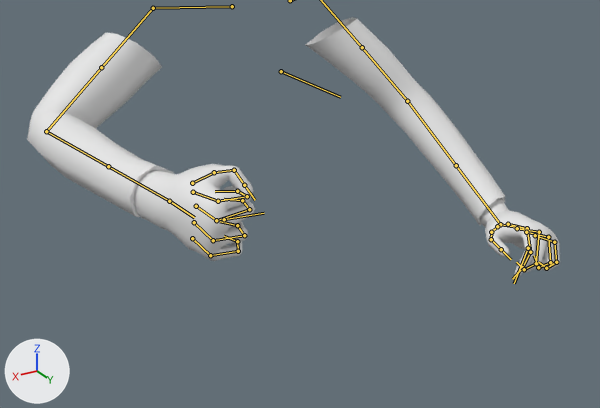
Before and after pictures for a commit that changed the FBX model 0_Final Exports/FirstPersonModel+Animations/New/Animations/Anim_Pickaxe_Hold.fbx.
Both versions are drawn from a 50 mm lens placed at (0.596, 1.168, 0.158), pointed at (0.046, 0.25, -0.3). The lights are fixed; the arrows at lower left show +X, +Y and +Z. Both versions are drawn at frame 1 of the action 'Scene'; the numbers are the values there. The bones that bend it are drawn over the model as lines.

The first picture shows 'mchar_body.001'.
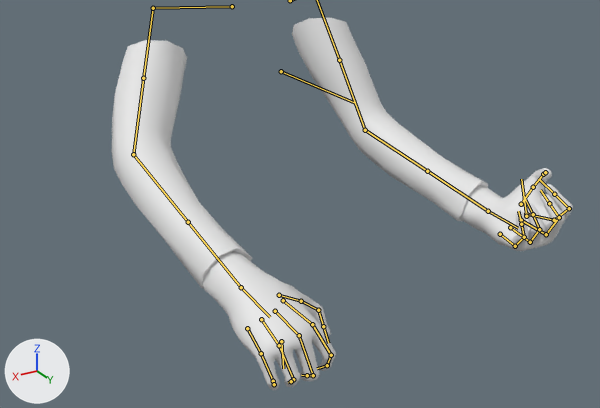
Pixel boxes (x1, y1, x2, y2) of what changed, in the pictures (600 x 408 px):
'mchar_body.001', posed (13% narrower, 43% taller): before (27, 17, 560, 276); after (112, 18, 573, 390)
bone 'DEF_ForeArm.L.001', root to tip: before (407, 101) to (456, 165); after (365, 130) to (427, 171)
bone 'DEF_ForeArm.L.002', root to tip: before (456, 165) to (500, 224); after (427, 171) to (488, 211)
bone 'DEF_Hand.L.001', root to tip: before (500, 224) to (525, 228); after (488, 211) to (518, 228)
bone 'DEF_Index.L.001', root to tip: before (508, 224) to (527, 228); after (526, 214) to (554, 220)
bone 'DEF_Index.L.002', root to tip: before (527, 228) to (530, 252); after (554, 220) to (569, 208)
bone 'DEF_Index.L.003', root to tip: before (530, 252) to (522, 267); after (569, 208) to (554, 194)
bone 'DEF_Index.L.004', root to tip: before (522, 267) to (512, 279); after (554, 194) to (540, 180)
bone 'DEF_Middle.L.002', root to tip: before (539, 232) to (536, 263); after (546, 234) to (559, 217)
bone 'DEF_Middle.L.003', root to tip: before (536, 263) to (524, 269); after (559, 217) to (549, 203)
bone 'DEF_Middle.L.004', root to tip: before (524, 269) to (516, 262); after (549, 203) to (540, 190)
bone 'DEF_Ring.L.002', root to tip: before (548, 237) to (550, 262); after (530, 242) to (539, 229)
bone 'DEF_Ring.L.003', root to tip: before (550, 262) to (538, 267); after (539, 229) to (533, 214)
bone 'DEF_Ring.L.004', root to tip: before (538, 267) to (534, 255); after (533, 214) to (525, 199)
bone 'DEF_Pinky.L.002', root to tip: before (554, 242) to (556, 262); after (515, 246) to (524, 237)
bone 'DEF_Pinky.L.003', root to tip: before (556, 262) to (546, 268); after (524, 237) to (521, 224)
bone 'DEF_Pinky.L.004', root to tip: before (546, 268) to (538, 262); after (521, 224) to (518, 211)
bone 'DEF_Thumb.L.001', root to tip: before (497, 226) to (491, 232); after (521, 204) to (533, 187)
bone 'DEF_Thumb.L.003', root to tip: before (491, 239) to (501, 249); after (543, 174) to (545, 172)
bone 'DEF_Bicep.R.001', root to tip: before (153, 8) to (101, 67); after (153, 8) to (143, 78)
bone 'DEF_ForeArm.R.001', root to tip: before (46, 131) to (108, 166); after (133, 154) to (188, 222)
bone 'DEF_ForeArm.R.002', root to tip: before (108, 166) to (169, 201); after (188, 222) to (241, 287)
bone 'DEF_Hand.R.001', root to tip: before (169, 201) to (194, 217); after (241, 287) to (270, 317)
bone 'DEF_Index.R.002', root to tip: before (218, 201) to (247, 196); after (312, 324) to (331, 355)
bone 'DEF_Index.R.003', root to tip: before (247, 196) to (237, 191); after (331, 355) to (327, 365)
bone 'DEF_Index.R.004', root to tip: before (237, 191) to (215, 191); after (327, 365) to (317, 368)
bone 'DEF_Middle.R.002', root to tip: before (216, 220) to (249, 209); after (299, 335) to (313, 375)
bone 'DEF_Middle.R.003', root to tip: before (249, 209) to (242, 200); after (313, 375) to (307, 375)
bone 'DEF_Middle.R.004', root to tip: before (242, 200) to (224, 199); after (307, 375) to (301, 375)
bone 'DEF_Ring.R.002', root to tip: before (213, 240) to (244, 235); after (279, 345) to (293, 379)
bone 'DEF_Ring.R.003', root to tip: before (244, 235) to (237, 225); after (293, 379) to (291, 381)
bone 'DEF_Ring.R.004', root to tip: before (237, 225) to (220, 221); after (291, 381) to (288, 382)
bone 'DEF_Pinky.R.002', root to tip: before (210, 255) to (238, 251); after (261, 353) to (273, 381)
bone 'DEF_Pinky.R.003', root to tip: before (238, 251) to (237, 241); after (273, 381) to (274, 384)
bone 'DEF_Pinky.R.004', root to tip: before (237, 241) to (224, 236); after (274, 384) to (273, 385)
bone 'DEF_Thumb.R.001', root to tip: before (192, 183) to (214, 172); after (279, 295) to (301, 301)
bone 'DEF_Thumb.R.002', root to tip: before (214, 172) to (234, 170); after (301, 301) to (318, 310)
bone 'DEF_Thumb.R.003', root to tip: before (234, 170) to (244, 185); after (318, 310) to (323, 326)

The edits, one by one:
Bone 'DEF_Bicep.L.001' (bone_def_bicep_l_001) turns from (-38, 44, 1) to (-26, 18, 56) degrees about its own x, y and z.
Bone 'DEF_ForeArm.L.001' (bone_def_forearm_l_001) turns from (-11, 0, 2) to (-16, 0, 3) degrees about its own x, y and z.
Bone 'DEF_ForeArm.L.002' (bone_def_forearm_l_002) turns from (0, 2, 0) to (0, -2, 0) degrees about its own x, y and z.
Bone 'DEF_Hand.L.001' (bone_def_hand_l_001) turns from (-44, 1, -47) to (-21, -58, 14) degrees about its own x, y and z.
Bone 'DEF_Index.L.001' (bone_def_index_l_001) turns from (0, 0, 0) to (-9, 0, 0) degrees about its own x, y and z.
Bone 'DEF_Index.L.002' (bone_def_index_l_002) turns from (-44, 0, 0) to (-29, 0, 0) degrees about its own x, y and z.
Bone 'DEF_Index.L.003' (bone_def_index_l_003) turns from (-39, 0, 0) to (-77, 0, 0) degrees about its own x, y and z.
Bone 'DEF_Index.L.004' (bone_def_index_l_004) turns from (-13, 0, 0) to (0, 0, 0) degrees about its own x, y and z.
Bone 'DEF_Middle.L.002' (bone_def_middle_l_002) turns from (-57, 0, 0) to (-42, 0, 0) degrees about its own x, y and z.
Bone 'DEF_Middle.L.003' (bone_def_middle_l_003) turns from (-57, 0, 0) to (-72, 0, 0) degrees about its own x, y and z.
Bone 'DEF_Middle.L.004' (bone_def_middle_l_004) turns from (-57, 0, 0) to (0, 0, 0) degrees about its own x, y and z.
Bone 'DEF_Ring.L.002' (bone_def_ring_l_002) turns from (-55, 0, 0) to (-47, 0, 0) degrees about its own x, y and z.
Bone 'DEF_Ring.L.003' (bone_def_ring_l_003) turns from (-63, 0, 0) to (-56, 0, 0) degrees about its own x, y and z.
Bone 'DEF_Ring.L.004' (bone_def_ring_l_004) turns from (-77, 0, 0) to (0, 0, 0) degrees about its own x, y and z.
Bone 'DEF_Pinky.L.002' (bone_def_pinky_l_002) turns from (-56, 0, 0) to (-47, 0, 0) degrees about its own x, y and z.
Bone 'DEF_Pinky.L.003' (bone_def_pinky_l_003) turns from (-65, 0, 0) to (-54, 0, 0) degrees about its own x, y and z.
Bone 'DEF_Pinky.L.004' (bone_def_pinky_l_004) turns from (-56, 0, 0) to (0, 0, 0) degrees about its own x, y and z.
Bone 'DEF_Thumb.L.001' (bone_def_thumb_l_001) turns from (0, 9, 0) to (-4, 8, -24) degrees about its own x, y and z.
Bone 'DEF_Thumb.L.003' (bone_def_thumb_l_003) turns from (-64, 0, 0) to (-53, 0, 0) degrees about its own x, y and z.
Bone 'DEF_Bicep.R.001' (bone_def_bicep_r_001) turns from (-29, -30, 8) to (-51, -38, -2) degrees about its own x, y and z.
Bone 'DEF_ForeArm.R.001' (bone_def_forearm_r_001) turns from (-54, -5, -9) to (-12, 0, -2) degrees about its own x, y and z.
Bone 'DEF_ForeArm.R.002' (bone_def_forearm_r_002) turns from (0, 10, 0) to (0, -8, 0) degrees about its own x, y and z.
Bone 'DEF_Hand.R.001' (bone_def_hand_r_001) turns from (-4, 29, 19) to (-12, -27, 19) degrees about its own x, y and z.
Bone 'DEF_Index.R.002' (bone_def_index_r_002) turns from (-82, 5, 1) to (-31, 0, 0) degrees about its own x, y and z.
Bone 'DEF_Index.R.003' (bone_def_index_r_003) turns from (-62, 0, 0) to (-46, 0, 0) degrees about its own x, y and z.
Bone 'DEF_Index.R.004' (bone_def_index_r_004) turns from (-68, 0, 0) to (-20, 0, 0) degrees about its own x, y and z.
Bone 'DEF_Middle.R.002' (bone_def_middle_r_002) turns from (-84, 4, 0) to (-38, -4, -4) degrees about its own x, y and z.
Bone 'DEF_Middle.R.003' (bone_def_middle_r_003) turns from (-57, 0, 0) to (-63, 0, 0) degrees about its own x, y and z.
Bone 'DEF_Middle.R.004' (bone_def_middle_r_004) turns from (-57, 0, 0) to (0, 0, 0) degrees about its own x, y and z.
Bone 'DEF_Ring.R.002' (bone_def_ring_r_002) turns from (-79, 0, 0) to (-36, 0, 0) degrees about its own x, y and z.
Bone 'DEF_Ring.R.003' (bone_def_ring_r_003) turns from (-63, 0, 0) to (-55, 0, 0) degrees about its own x, y and z.
Bone 'DEF_Ring.R.004' (bone_def_ring_r_004) turns from (-55, 0, 0) to (0, 0, 0) degrees about its own x, y and z.
Bone 'DEF_Pinky.R.002' (bone_def_pinky_r_002) turns from (-75, 0, 0) to (-43, 0, 0) degrees about its own x, y and z.
Bone 'DEF_Pinky.R.003' (bone_def_pinky_r_003) turns from (-65, 0, 0) to (-55, 0, 0) degrees about its own x, y and z.
Bone 'DEF_Pinky.R.004' (bone_def_pinky_r_004) turns from (-56, 0, 0) to (0, 0, 0) degrees about its own x, y and z.
Bone 'DEF_Thumb.R.001' (bone_def_thumb_r_001) turns from (-10, -9, 0) to (0, 0, 6) degrees about its own x, y and z.
Bone 'DEF_Thumb.R.002' (bone_def_thumb_r_002) turns from (0, 0, 0) to (6, 0, 0) degrees about its own x, y and z.
Bone 'DEF_Thumb.R.003' (bone_def_thumb_r_003) turns from (-64, 0, 0) to (-46, 0, 0) degrees about its own x, y and z.
